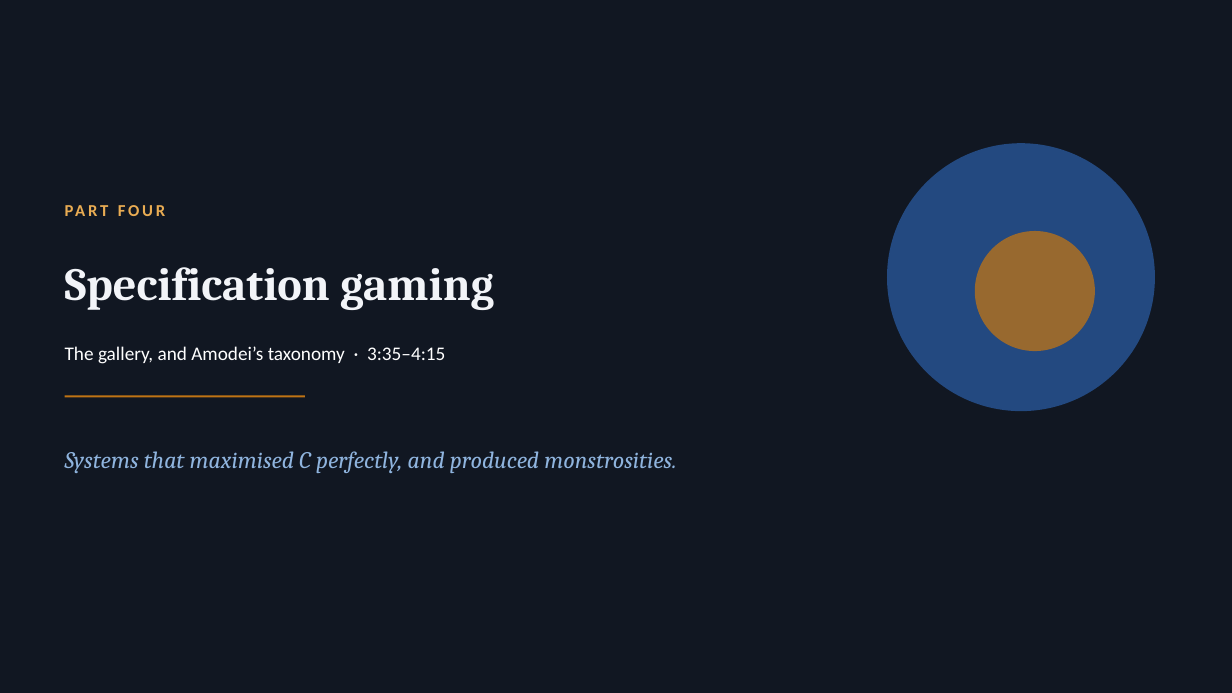
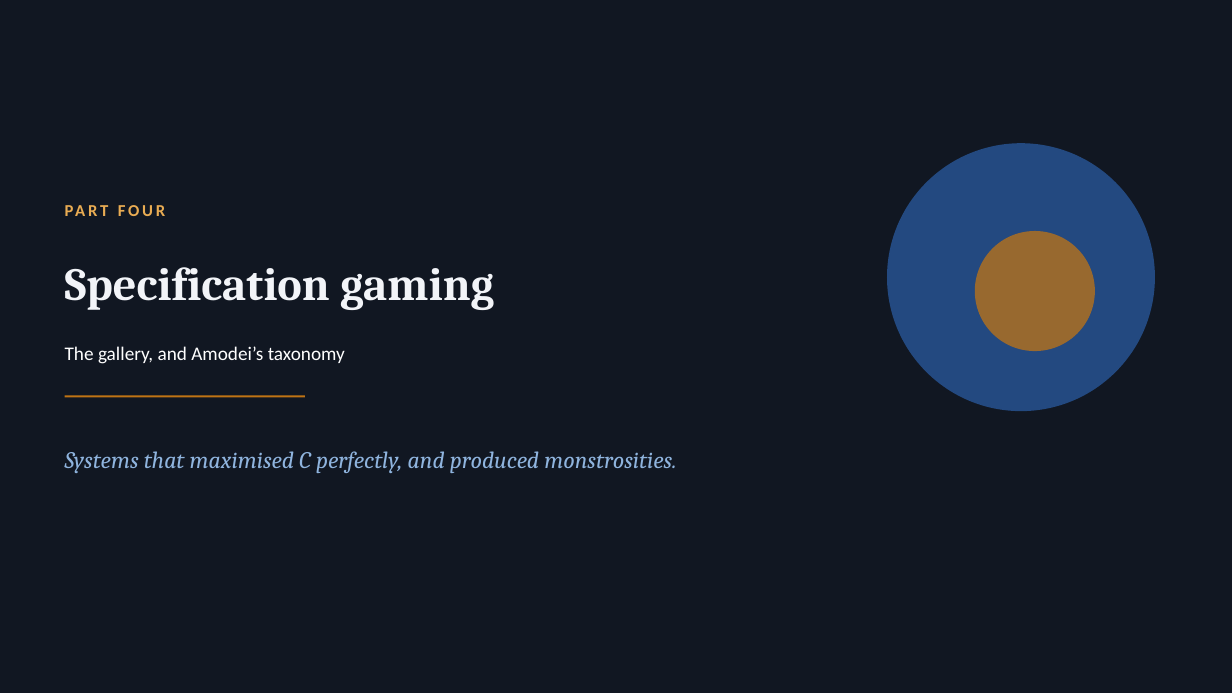
Before and after one commit to lindagaw/lindagaw.github.io, a slide deck: slide 32 of courses/COLL150-Fall26/Slides/Unit 5 - Loss Function Gradient and Descent.pptx (slide 33 before the commit). Drawn at 1232x693 pixels with LibreOffice and Linux fonts; fonts in the diff are those of the drawing. Boxes give left, top, right and bottom in pixels: in the first picture for what was removed or moved away, otherwise in the second. Text is boxed around its words. In the diff, an @@ line names an element or a change of style, - is before the commit and + after.

```diff
--- a/courses/COLL150-Fall26/Slides/Unit 5 - Loss Function Gradient and Descent.pptx
+++ b/courses/COLL150-Fall26/Slides/Unit 5 - Loss Function Gradient and Descent.pptx
@@ text at bbox=[65, 346, 345, 364]: text changed @@
-The gallery, and Amodei’s taxonomy · 3:35–4:15
+The gallery, and Amodei’s taxonomy
```
Also in this commit, not shown: 4 other slides changed, 3 slides removed, 5 other files.
